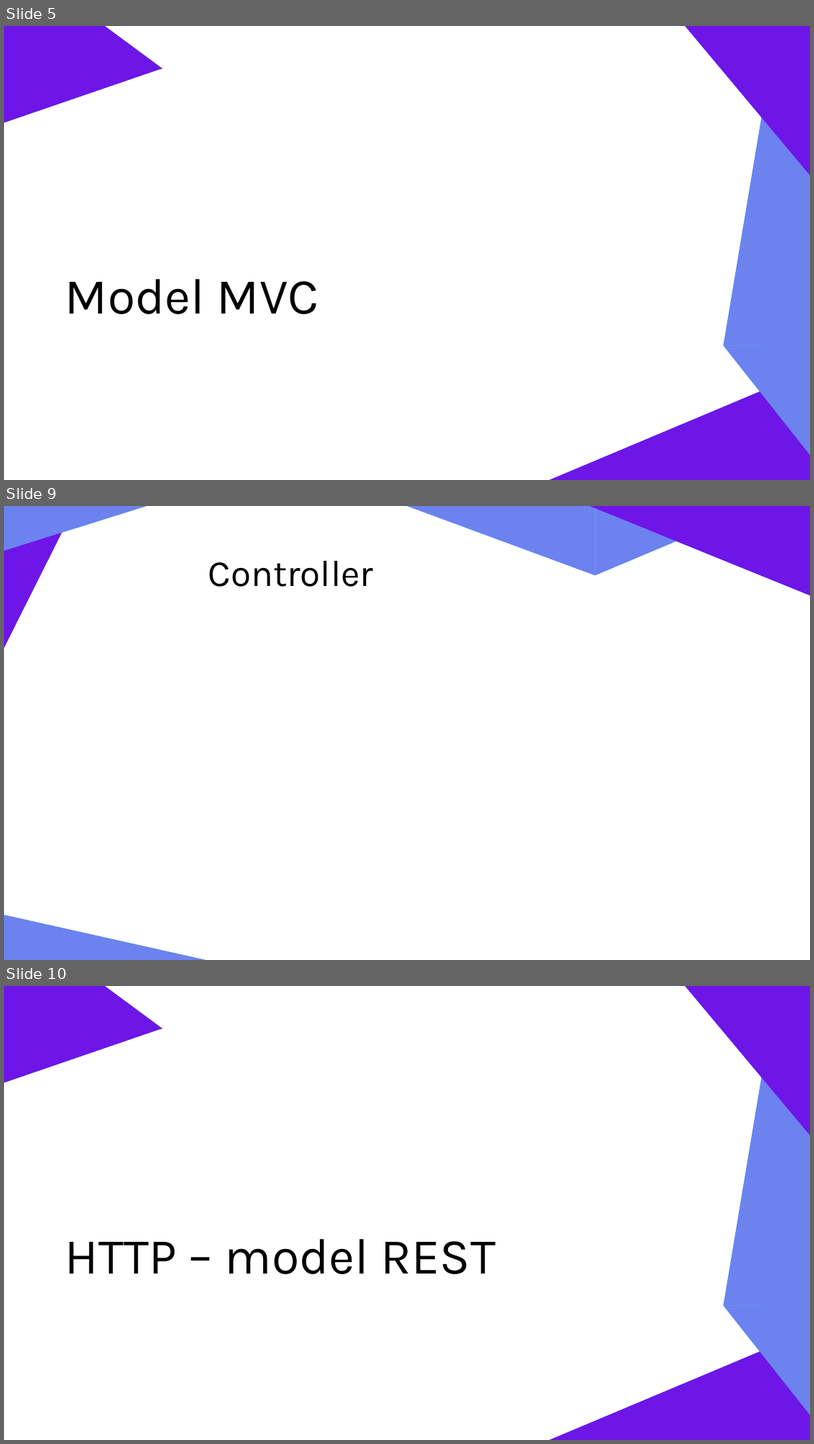
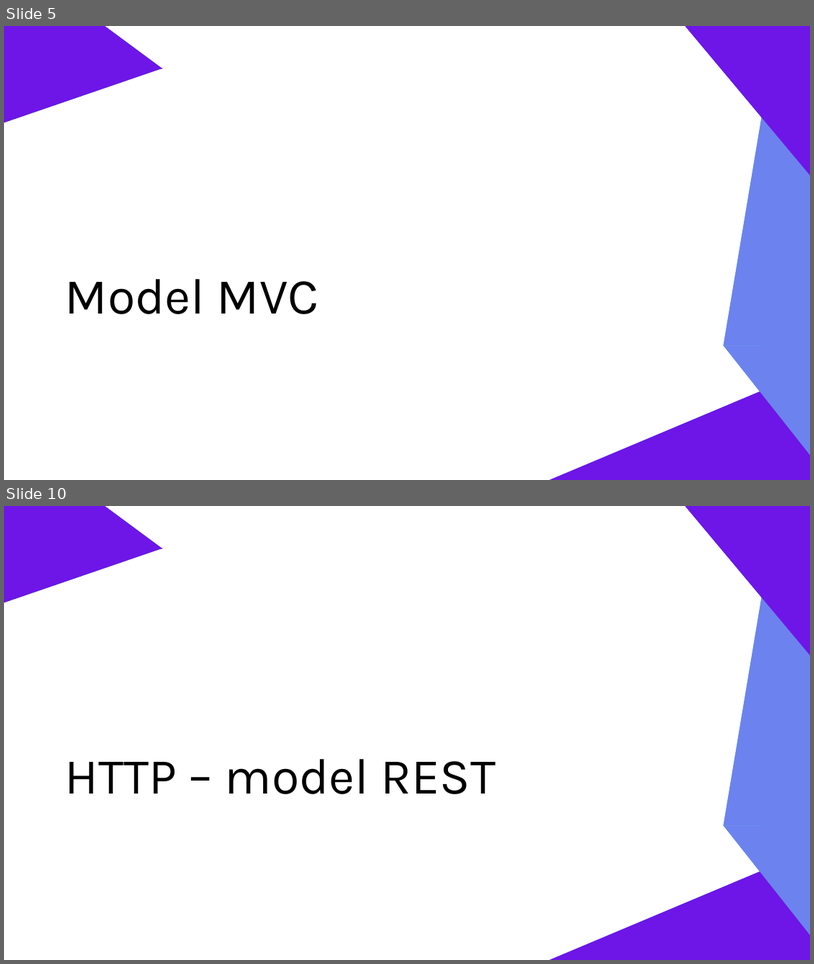
Before and after one commit to zlociu/ASPNET-TIWPR-LAB, a slide deck: ASPNET.pptx. Shown one above the other, each under a label of ours: slides 5, 9 and 10 before the commit, slides 5 and 10 after it; the slides between them are not shown. The pictures are 814x1444 and 814x964 pixels, drawn with LibreOffice and Linux fonts; fonts in the diff are those of the drawing. Boxes give left, top, right and bottom in pixels: in the first picture for what was removed or moved away, otherwise in the second. Text is boxed around its words. In the diff, an @@ line names an element or a change of style, - is before the commit and + after.

```diff
--- a/ASPNET.pptx
+++ b/ASPNET.pptx
@@ slide 9 removed at bbox=[4, 506, 810, 960], background #FFFFFF @@
@@ triangle removed at bbox=[4, 506, 76, 648] @@
@@ triangle removed at bbox=[4, 506, 148, 550] @@
@@ triangle removed at bbox=[4, 506, 76, 648] @@
@@ triangle removed at bbox=[4, 506, 148, 550] @@
@@ triangle removed at bbox=[407, 506, 596, 576] @@
@@ triangle removed at bbox=[407, 506, 596, 576] @@
@@ triangle removed at bbox=[590, 506, 810, 595] @@
@@ triangle removed at bbox=[590, 506, 810, 595] @@
@@ triangle removed at bbox=[596, 506, 761, 576] @@
@@ triangle removed at bbox=[596, 506, 761, 576] @@
@@ title removed at bbox=[208, 561, 374, 587] @@
-Controller
@@ triangle removed at bbox=[4, 915, 206, 960] @@
@@ triangle removed at bbox=[4, 915, 206, 960] @@
```
Also in this commit, not shown: 11 slides changed, 4 slides added, 3 other slides removed.
